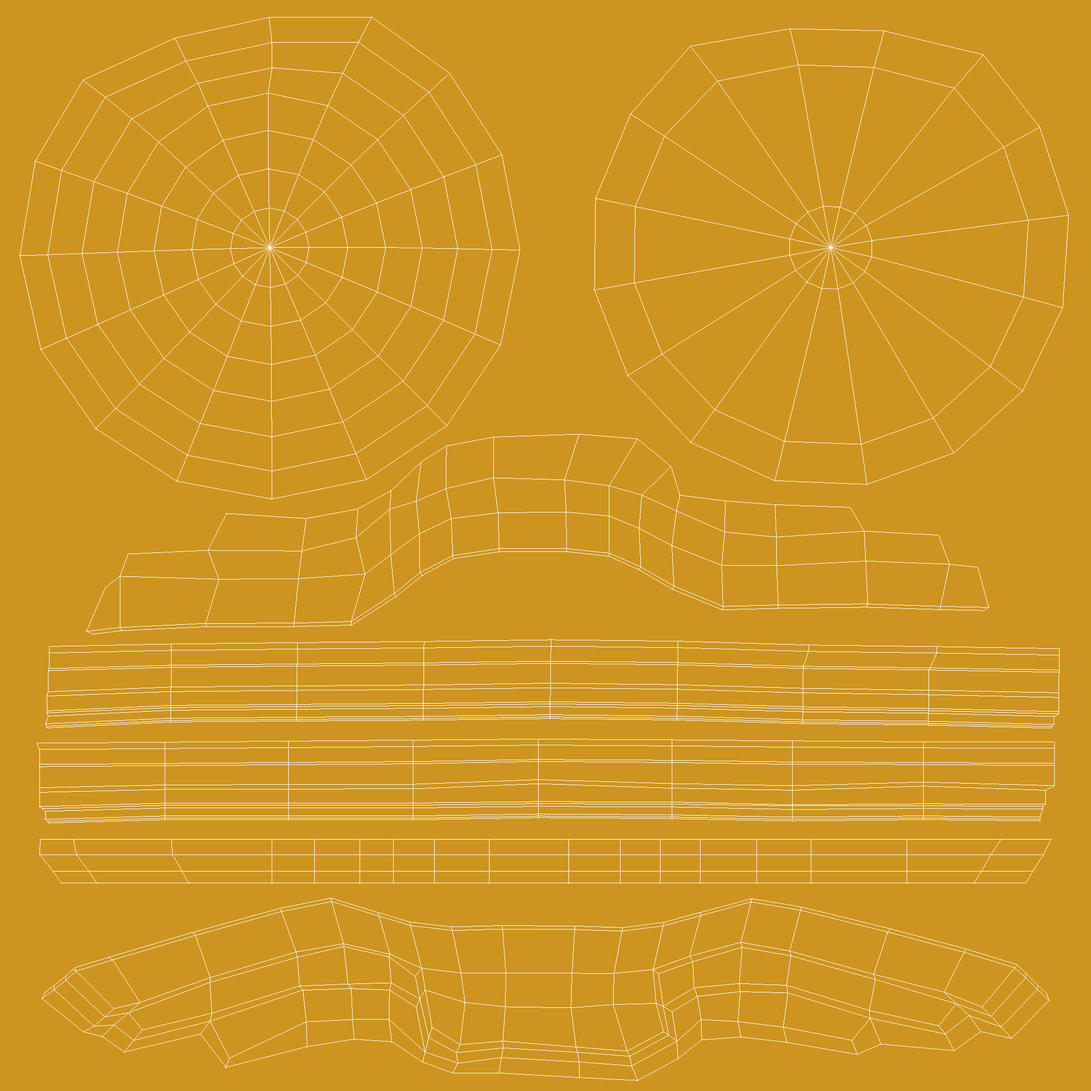
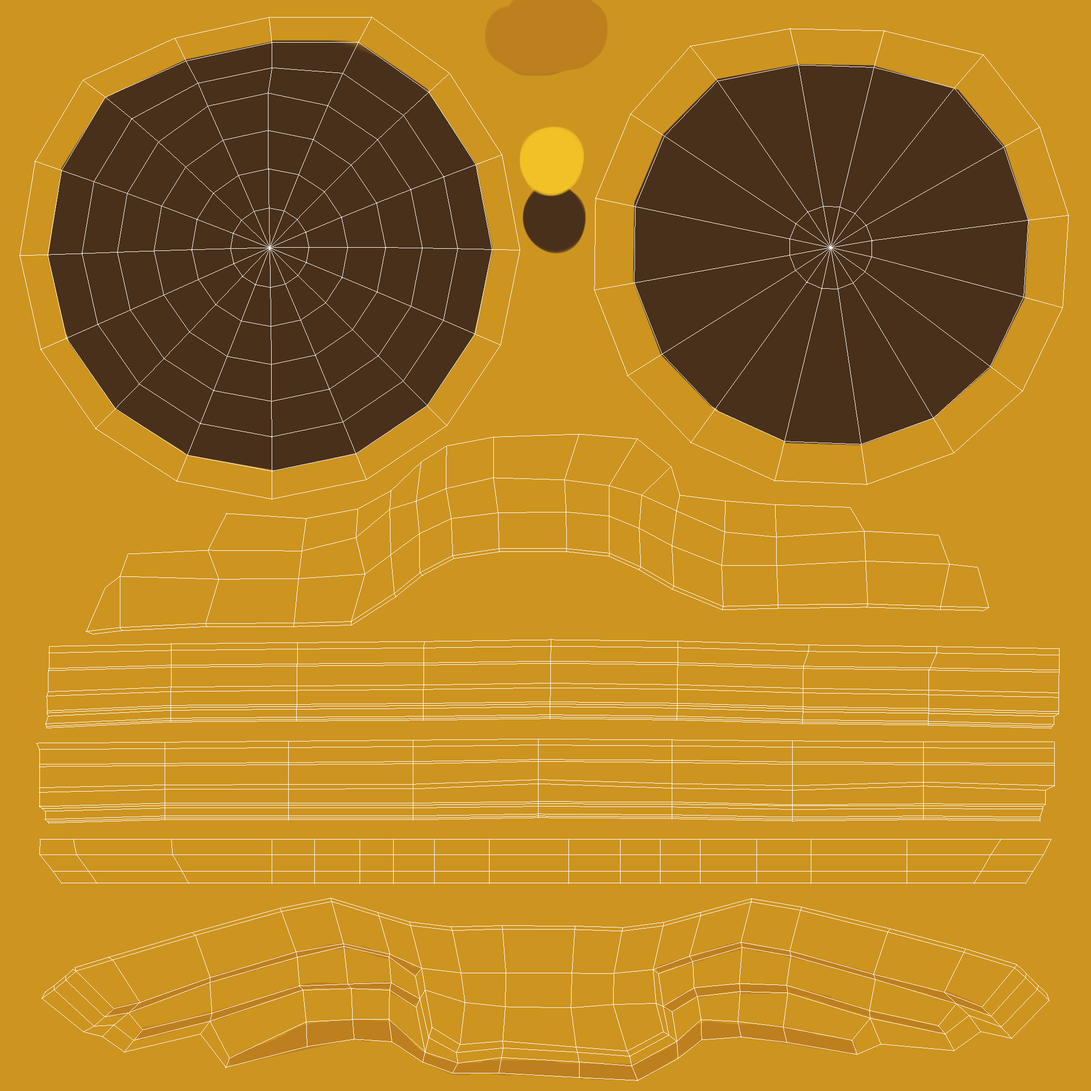
Layered file, before and after one edit (1091 x 1091). Changes by layer:
added layer "Color Palette" above "Guides" over left=484, top=0, right=609, bottom=255
added layer "Layer 1" in group "Diffuse" over left=109, top=941, right=990, bottom=1081
renamed "Decoration" to "Detail Base", painted on it over left=47, top=39, right=1030, bottom=472
